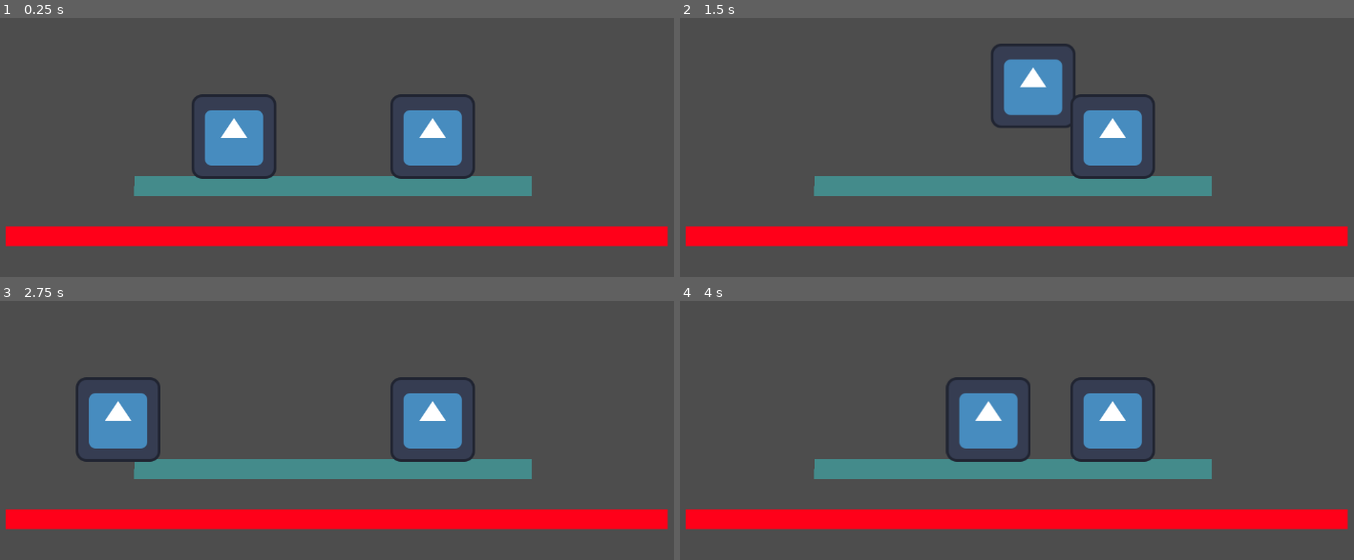
Above: before the commit, frames 1-4 (two rows, left to right).
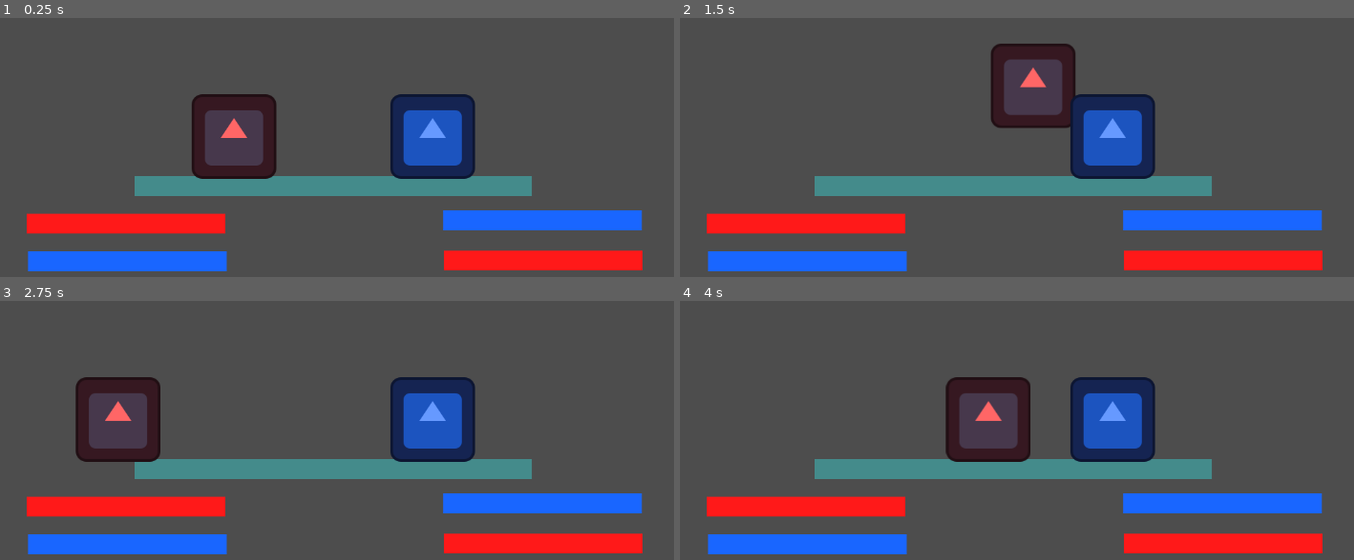
Above: after the commit, the same moments.

Repository: DarknessChosen/ISW_Joc_2D
Game: Godot game, scene res://scenes/levels/TestLevel.tscn
Two runs of this game, one before a commit and one after it. Both use one fixed random seed, a clock stepped at 60 frames per second and the inputs below. The engine's default icon, where the game draws it, is replaced by a stand-in: a white triangle on a blue panel in a dark square.
Inputs:
- Up to frame 1 (0.25 s): no input
- Up to frame 2 (1.5 s): tap Enter at 0.5 s; hold D (p1_right) from 0.53 s (still down); tap W (p1_jump) at 0.77 s
- Up to frame 3 (2.75 s): tap W (p1_jump) at 1.52 s; tap R (restart) at 2 s; release D (p1_right) at 2.03 s; hold A (p1_left) from 2.03 s (still down)
- Up to frame 4 (4 s): release A (p1_left) at 2.78 s; hold D (p1_right) from 2.78 s (still down); tap W (p1_jump) at 3.02, 3.77 s

The runs differ from the first frame. In frame 1, 23% of the frame differs, in the area x 0-100%, y 29-98%; in frame 2, 23%; in frame 3, 23%; in frame 4, 23%.

Commit message:
Add typed players and typed hazards

Diff:
--- a/scenes/levels/TestLevel.tscn
+++ b/scenes/levels/TestLevel.tscn
@@ -18,7 +18,7 @@
 
 [node name="GroundVisual" type="Polygon2D" parent="Ground" unique_id=946175824]
 color = Color(0.26988637, 0.546875, 0.546875, 1)
-polygon = PackedVector2Array(-300, -15, 300, -15, 300, 15, -301, 15)
+polygon = PackedVector2Array(-300, -15, 300, -15, 300, 15, -300, 15)
 
 [node name="Player1" parent="." unique_id=1601139009 instance=ExtResource("1_86d4f")]
 position = Vector2(388, 299)
@@ -28,6 +28,18 @@
 move_left_action = &"p2_left"
 move_right_action = &"p2_right"
 jump_action = &"p2_jump"
+player_type = "water"
 
-[node name="Hazard" parent="." unique_id=323791246 instance=ExtResource("3_3wv3p")]
-position = Vector2(543, 475)
+[node name="Hazard fire" parent="." unique_id=323791246 instance=ExtResource("3_3wv3p")]
+position = Vector2(225, 456)
+
+[node name="Hazard water" parent="." unique_id=1094818628 instance=ExtResource("3_3wv3p")]
+position = Vector2(227, 513)
+hazard_type = "water"
+
+[node name="Hazard fire2" parent="." unique_id=182326067 instance=ExtResource("3_3wv3p")]
+position = Vector2(855, 512)
+
+[node name="Hazard water2" parent="." unique_id=1084573200 instance=ExtResource("3_3wv3p")]
+position = Vector2(854, 451)
+hazard_type = "water"
--- a/scenes/objects/Hazard.tscn
+++ b/scenes/objects/Hazard.tscn
@@ -3,7 +3,7 @@
 [ext_resource type="Script" uid="uid://cqx2t6lybth0" path="res://scripts/systems/hazard.gd" id="1_br8i3"]
 
 [sub_resource type="RectangleShape2D" id="RectangleShape2D_5vkve"]
-size = Vector2(1000, 30)
+size = Vector2(300, 30)
 
 [node name="Hazard" type="Area2D" unique_id=323791246]
 script = ExtResource("1_br8i3")
@@ -11,6 +11,5 @@
 [node name="CollisionShape2D" type="CollisionShape2D" parent="." unique_id=2041161310]
 shape = SubResource("RectangleShape2D_5vkve")
 
-[node name="Polygon2D" type="Polygon2D" parent="." unique_id=1987635482]
-color = Color(1, 0, 0.099802494, 1)
-polygon = PackedVector2Array(-500, -15, 500, -15, 500, 15, -500, 15)
+[node name="Polygon2D" type="Polygon2D" parent="." unique_id=1408668319]
+polygon = PackedVector2Array(-150, -15, 150, -15, 150, 15, -150, 15)
--- a/scripts/player/player.gd
+++ b/scripts/player/player.gd
@@ -7,8 +7,15 @@
 @export var speed: float = 250.0
 @export var jump_velocity: float = -450.0
 @export var death_y: float = 1200.0
+@export_enum("fire", "water") var player_type: String = "fire"
 
 var gravity: float = ProjectSettings.get_setting("physics/2d/default_gravity")
+
+func _ready() -> void:
+	if player_type == "fire":
+		$Sprite2D.modulate = Color(1.0, 0.4, 0.4)
+	elif player_type == "water":
+		$Sprite2D.modulate = Color(0.4, 0.6, 1.0)
 
 func _physics_process(delta: float) -> void:
 	if global_position.y > death_y:
--- a/scripts/systems/hazard.gd
+++ b/scripts/systems/hazard.gd
@@ -1,12 +1,30 @@
 extends Area2D
+
+@export_enum("fire", "water") var hazard_type: String = "fire"
 
 func _ready() -> void:
 	body_entered.connect(_on_body_entered)
 
+	var polygon := $Polygon2D
+	if hazard_type == "fire":
+		polygon.color = Color(1.0, 0.1, 0.1)
+	elif hazard_type == "water":
+		polygon.color = Color(0.1, 0.4, 1.0)
+
 func _on_body_entered(body: Node) -> void:
-	print("Hazard touched by: ", body.name)
+	if not body.is_in_group("players"):
+		return
 
-	if body.is_in_group("players"):
-		var level = get_tree().current_scene
-		if level.has_method("request_restart"):
-			level.request_restart()
+	var body_type = body.get("player_type")
+
+	if body_type == null:
+		return
+
+	# Dacă intră în hazardul lui, supraviețuiește
+	if body_type == hazard_type:
+		return
+
+	# Dacă intră în hazardul opus, moare
+	var level = get_tree().current_scene
+	if level.has_method("request_restart"):
+		level.request_restart()
